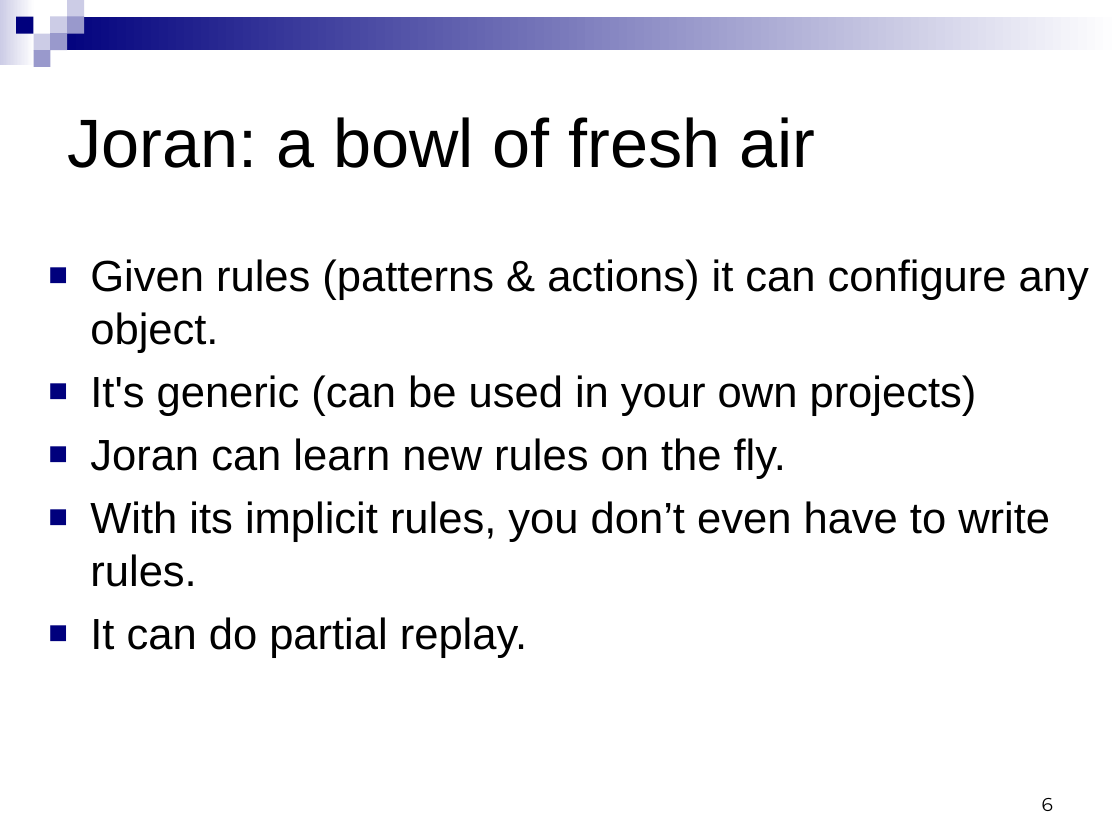
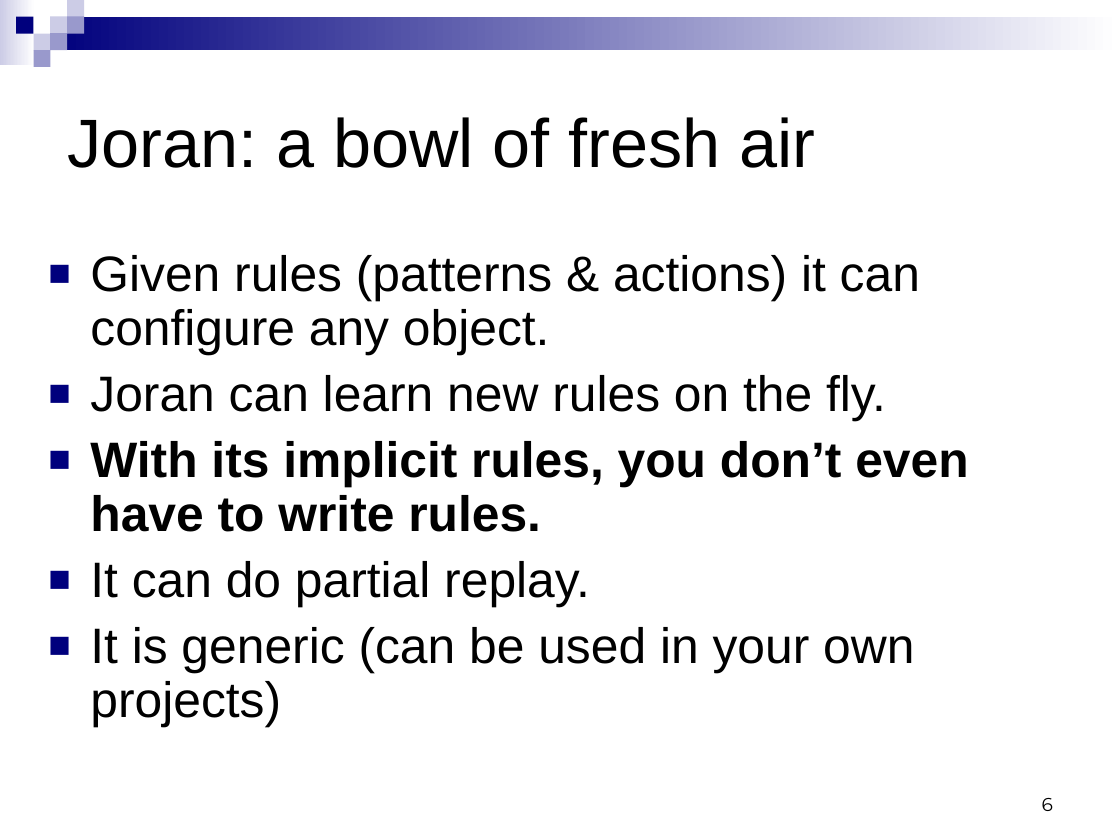
Before and after one commit to qos-ch/logback, a slide deck: slide 6 of logback-site/src/site/resources/logback.ppt. Drawn at 1120x840 pixels with LibreOffice and Linux fonts; fonts in the diff are those of the drawing. Boxes give left, top, right and bottom in pixels: in the first picture for what was removed or moved away, otherwise in the second. Text is boxed around its words. In the diff, an @@ line names an element or a change of style, - is before the commit and + after.

```diff
--- a/logback-site/src/site/resources/logback.ppt
+++ b/logback-site/src/site/resources/logback.ppt
@@ text at bbox=[90, 255, 968, 608]: size 28 to 32 pt in "Given rules (patterns & actions) it can ...", "Joran can learn new rules on the ...", "With its implicit rules, you don’t even ...", "It can do partial replay."; bold on in "With its implicit rules, you don’t even ..."; line spacing 1 to 0.9; more space between paragraphs @@
@@ text at bbox=[90, 375, 977, 416]: paragraph removed @@
-■ It's generic (can be used in your own projects)
@@ text at bbox=[90, 627, 914, 728]: paragraph added @@
+■ It is generic (can be used in your own projects)
```
Also in this commit, not shown: 10 other slides changed, 2 slides added.
